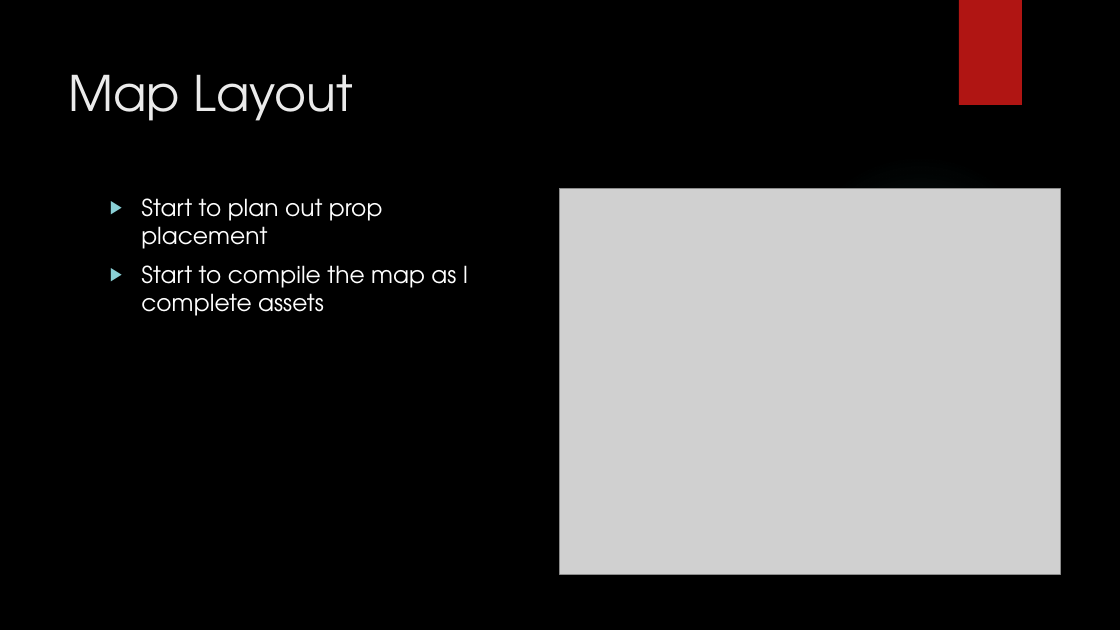
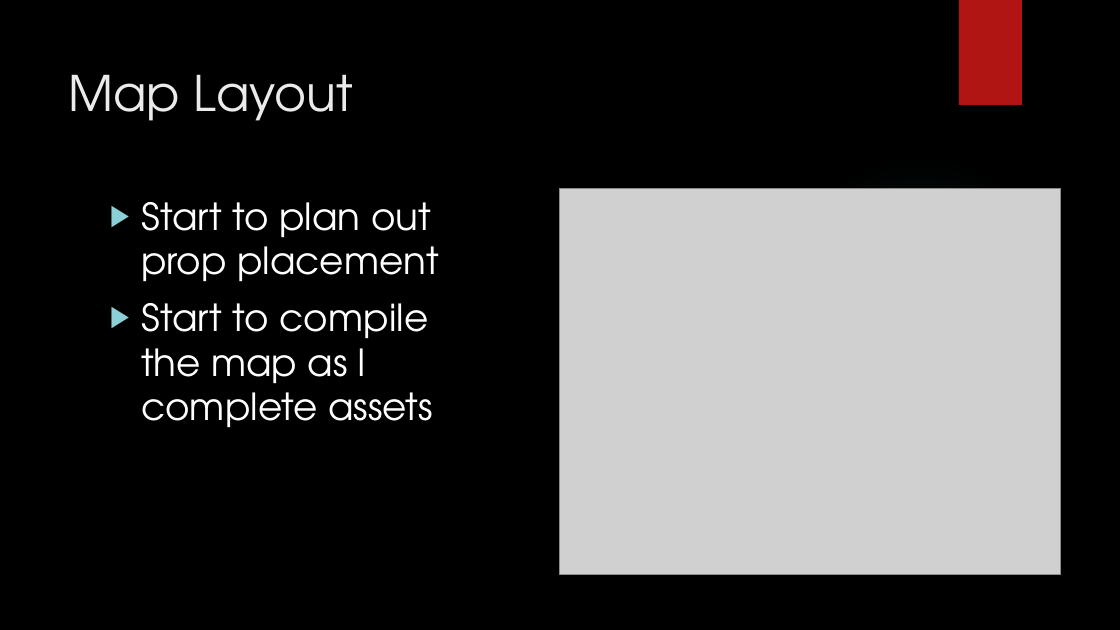
Before and after one commit to Pointer4ncfc/Dissertation, a slide deck: slide 10 of Documentation/Final Project Presentation.pptx. Drawn at 1120x630 pixels with LibreOffice and Linux fonts; fonts in the diff are those of the drawing; grey boxes stand for pictures; background and template pictures are left out. Boxes give left, top, right and bottom in pixels: in the first picture for what was removed or moved away, otherwise in the second. Text is boxed around its words. In the diff, an @@ line names an element or a change of style, - is before the commit and + after.

```diff
--- a/Documentation/Final Project Presentation.pptx
+++ b/Documentation/Final Project Presentation.pptx
@@ text "Start to plan out prop ..." at [141,202,439,428]: size 20 to 32 pt @@
```
Also in this commit, not shown: 2 other slides changed.
